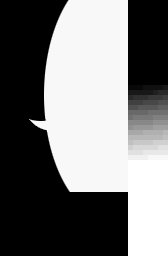
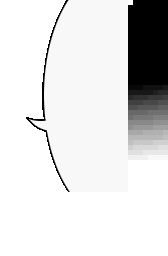
Revision of a layered 168 × 256 image; what changed, layer by layer:
painted on "Layer 1" over (x1=60, y1=5, x2=63, y2=180)
painted on "Layer 0" over (x1=0, y1=0, x2=133, y2=256)
